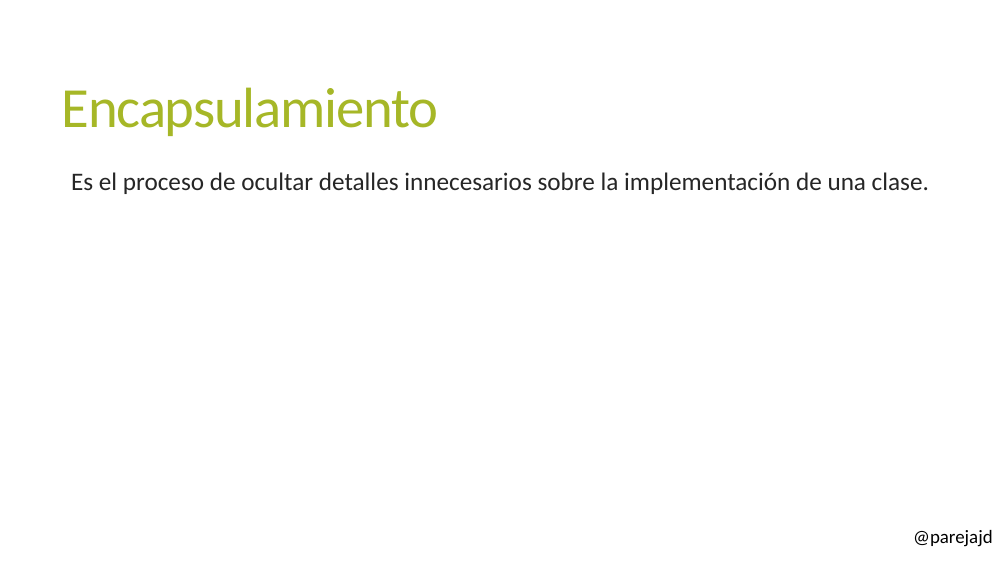
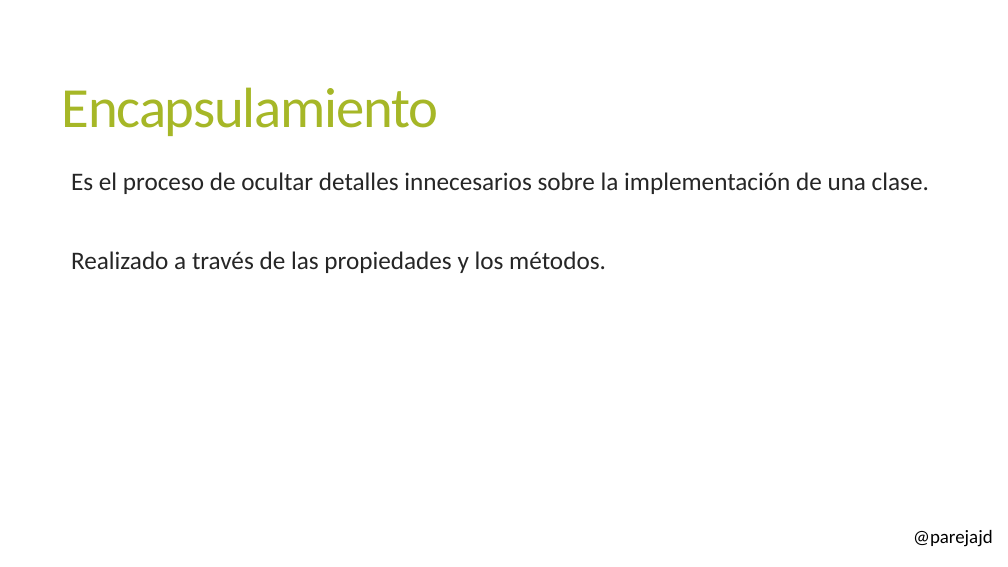
Before and after one commit to parejajd/AprendiendoDotNet, a slide deck: slide 3 of Presentations/3. Paradigma Orientado a Objetos.pptx. Drawn at 1008x567 pixels with LibreOffice and Linux fonts; fonts in the diff are those of the drawing; background and template pictures are left out. Boxes give left, top, right and bottom in pixels: in the first picture for what was removed or moved away, otherwise in the second. Text is boxed around its words. In the diff, an @@ line names an element or a change of style, - is before the commit and + after.

```diff
--- a/Presentations/3. Paradigma Orientado a Objetos.pptx
+++ b/Presentations/3. Paradigma Orientado a Objetos.pptx
@@ text at <box>71,251,606,273</box>: paragraph added @@
+  Realizado a través de las propiedades y los métodos.
```
Also in this commit, not shown: 1 other slide changed, 10 other files.
